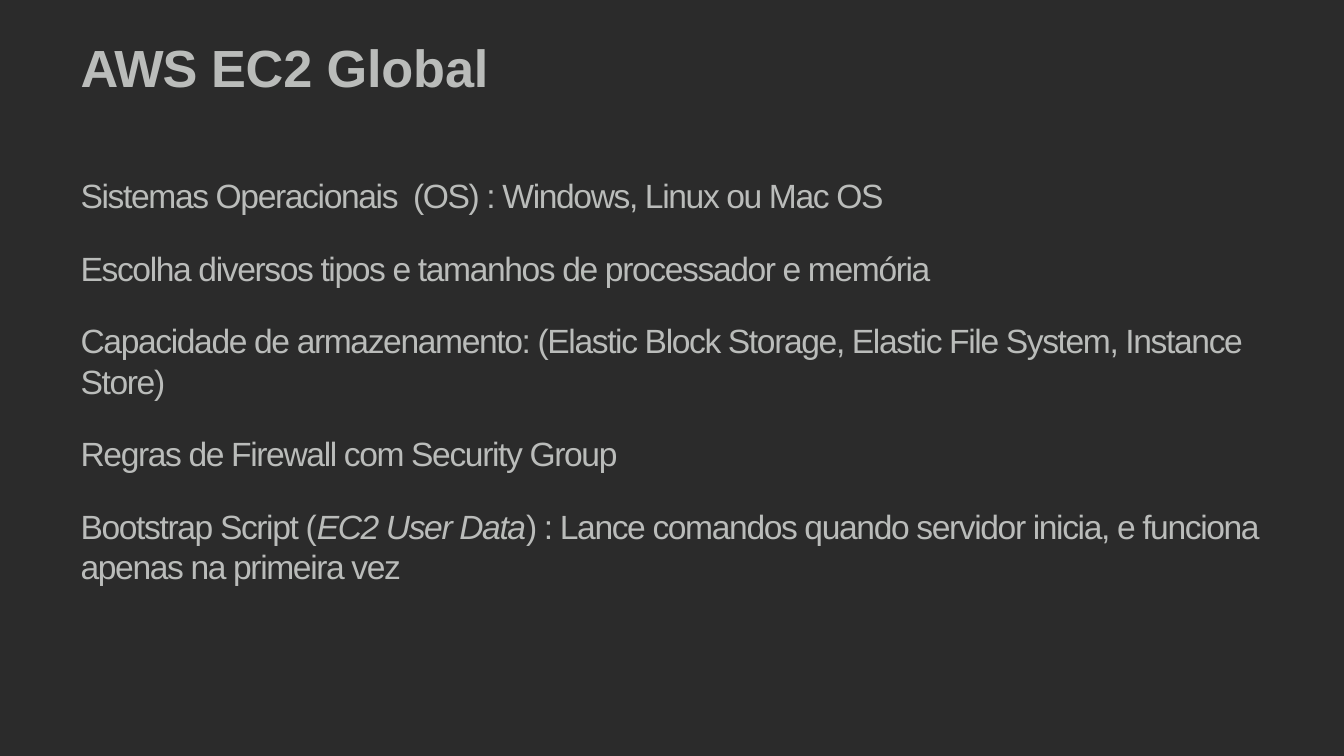
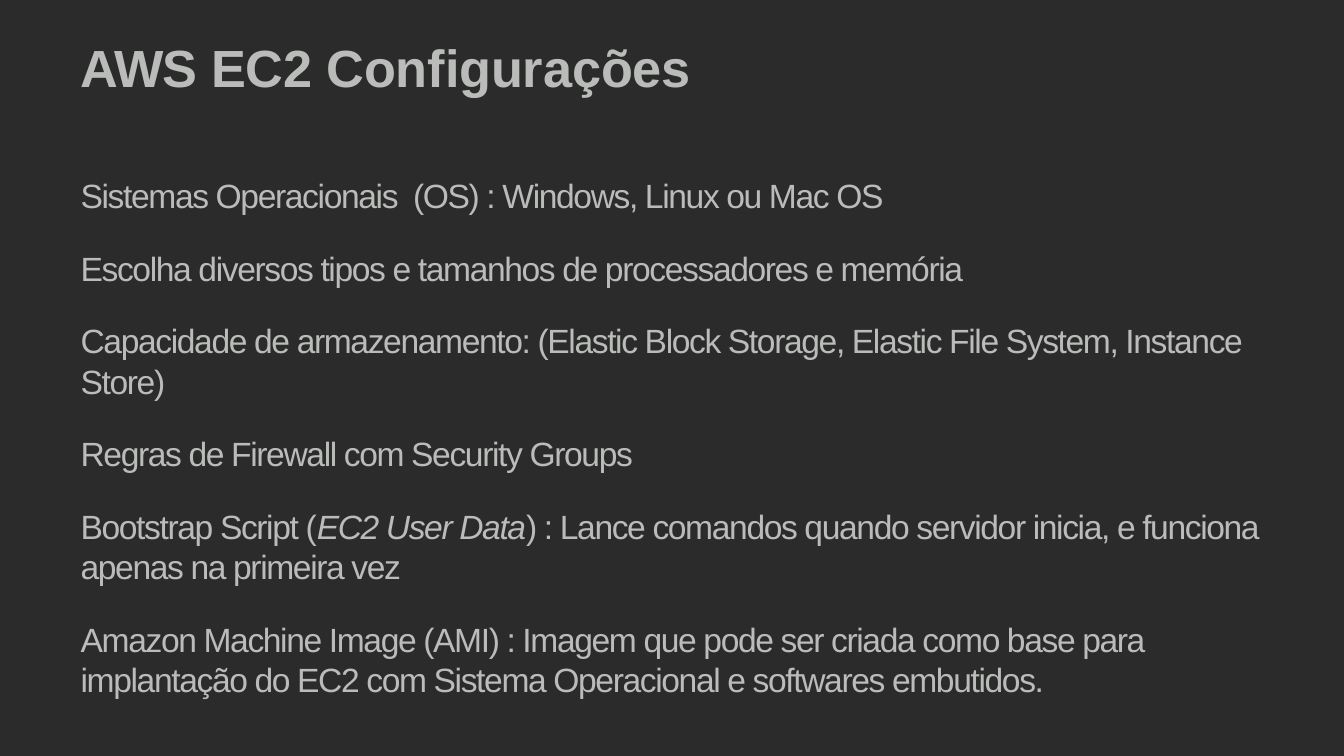
Before and after one commit to alanmourad/docs-aws, a slide deck: slide 5 of aws_work_ec2.pptx. Drawn at 1344x756 pixels with LibreOffice and Linux fonts; fonts in the diff are those of the drawing; background and template pictures are left out; a plain dark background stands for a picture behind light text. Boxes give left, top, right and bottom in pixels: in the first picture for what was removed or moved away, otherwise in the second. Text is boxed around its words. In the diff, an @@ line names an element or a change of style, - is before the commit and + after.

```diff
--- a/aws_work_ec2.pptx
+++ b/aws_work_ec2.pptx
@@ title at (81,49,691,98): text changed @@
-AWS EC2 Global
+AWS EC2 Configurações
@@ text at (81,256,963,287): text changed @@
-Escolha diversos tipos e tamanhos de processador e memória
+Escolha diversos tipos e tamanhos de processadores e memória
@@ text at (81,441,633,472): text changed @@
-Regras de Firewall com Security Group
+Regras de Firewall com Security Groups
@@ text at (81,627,1145,698): paragraph added @@
+Amazon Machine Image (AMI) : Imagem que pode ser criada como base para implantação do EC2 com Sistema Operacional e softwares embutidos.
```
